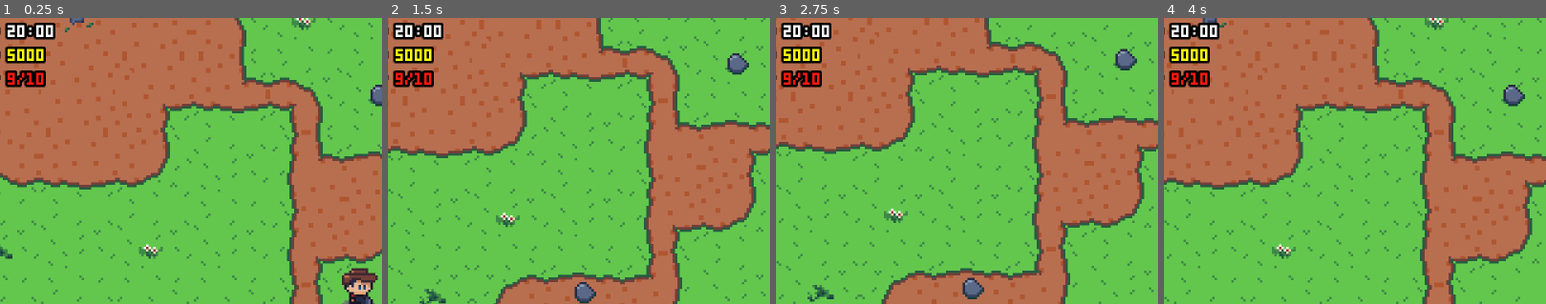
Above: before the commit, frames 1-4 (left to right).
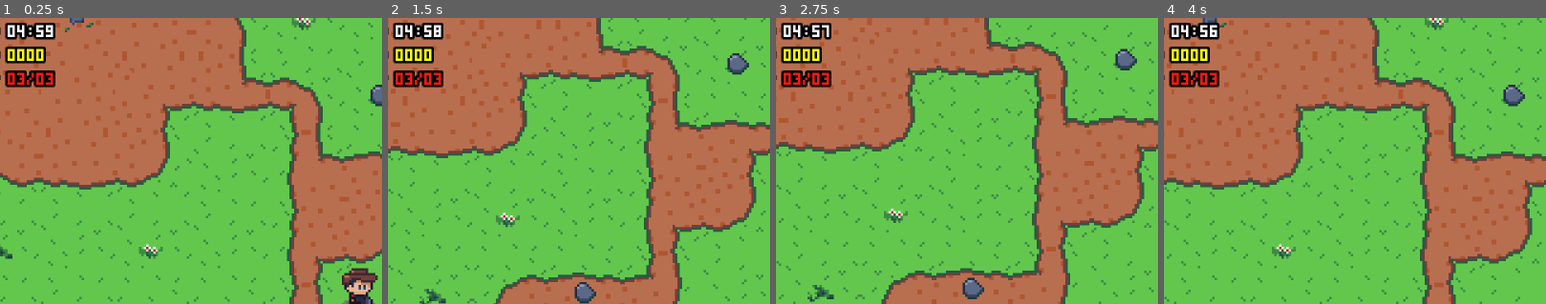
Above: after the commit, the same moments.

Repository: alstonStone/Godot_401
Game: Godot game, scene res://scenes/world/world.tscn
Same seed, same stepped clock (60 frames per second), same inputs: the game is played once before the commit and once after it.
Inputs (mouse positions are % of the whole screen's width and height, from its top left):
- Up to frame 1 (0.25 s): no input
- Up to frame 2 (1.5 s): tap Enter at 0.5 s; move the mouse to (72, 45) at 0.52 s; hold D (move_right) 0.53-1.28 s; move the mouse to (30, 55) at 1.27 s; hold S (move_down) from 1.28 s (still down)
- Up to frame 3 (2.75 s): move the mouse to (60, 28) at 2.02 s; release S (move_down) at 2.03 s; hold D (move_right) from 2.03 s (still down)
- Up to frame 4 (4 s): move the mouse to (45, 70) at 2.77 s; release D (move_right) at 2.78 s; hold W (move_up) 2.78-3.53 s; move the mouse to (80, 65) at 3.52 s; hold A (move_left) from 3.53 s (still down)
The pictures show only the part of the screen within x 3-53%, y 0-50%; the shares and areas given below are measured in that part.

The runs differ from the first frame. In frame 1, 0.5% of the frame differs, in the area x 2-15%, y 2-25%; in frame 2, 0.4%; in frame 3, 0.5%; in frame 4, 0.5%.

Commit message:
EP 6/8 - Complete

Diff:
--- a/swarmed/scenes/player/player.gd
+++ b/swarmed/scenes/player/player.gd
@@ -2,6 +2,7 @@
 extends CharacterBody2D
 
 signal shot_fired(global_position: Vector2, global_rotation: float, damage: int)
+signal dead
 
 enum State {Moving, Hurting, Dying}
 var state := State.Moving
@@ -85,7 +86,7 @@
 		current_health -= 1
 		if current_health <= 0:
 			state = State.Dying
-			print("im dead")
+			dead.emit()
 		else:
 			state = State.Hurting
 			animation_player.play("hurt")
--- /dev/null
+++ b/swarmed/scenes/ui/game_button.tscn
@@ -0,0 +1,26 @@
+[gd_scene format=3 uid="uid://u5oxjbpqo8mq"]
+
+[ext_resource type="FontFile" uid="uid://di8cfisxjfcj7" path="res://assets/fonts/my 3x5 tiny mono pixel font.ttf" id="1_qkmkd"]
+[ext_resource type="Texture2D" uid="uid://13ad6ybr7h4d" path="res://assets/textures/ui/button-normal.png" id="2_ntbnw"]
+[ext_resource type="Texture2D" uid="uid://dkohhjthdufqe" path="res://assets/textures/ui/button-pressed.png" id="3_vxbux"]
+[ext_resource type="Texture2D" uid="uid://bprr7tgh8a481" path="res://assets/textures/ui/button-active.png" id="4_qhxag"]
+
+[sub_resource type="StyleBoxTexture" id="StyleBoxTexture_ahnmp"]
+texture = ExtResource("2_ntbnw")
+
+[sub_resource type="StyleBoxTexture" id="StyleBoxTexture_8xq4m"]
+content_margin_top = 5.0
+texture = ExtResource("3_vxbux")
+
+[sub_resource type="StyleBoxTexture" id="StyleBoxTexture_ntbnw"]
+texture = ExtResource("4_qhxag")
+
+[node name="GameButton" type="Button" unique_id=1501638695]
+offset_right = 58.0
+offset_bottom = 20.0
+theme_override_fonts/font = ExtResource("1_qkmkd")
+theme_override_font_sizes/font_size = 6
+theme_override_styles/normal = SubResource("StyleBoxTexture_ahnmp")
+theme_override_styles/pressed = SubResource("StyleBoxTexture_8xq4m")
+theme_override_styles/hover = SubResource("StyleBoxTexture_ntbnw")
+text = "RESTART"
--- a/swarmed/scenes/ui/ui.gd
+++ b/swarmed/scenes/ui/ui.gd
@@ -1,17 +1,63 @@
 class_name UI
 extends CanvasLayer
 
+signal restart_game
+
 @export var player: Player = null
-@export var game_duration_min: int = 20
+@export var game_duration_min: int = 5
 
 @onready var time_left_label: Label = $TimeLeftLabel
 @onready var coin_label: Label = $CoinLabel
 @onready var health_labels: Label = $HealthLabels
+@onready var animation_player: AnimationPlayer = $AnimationPlayer
+@onready var game_over_panel: TextureRect = $GameOverPanel
+@onready var game_over_time_label: Label = $GameOverPanel/GameOverTimeLabel
+@onready var game_won_score_label: Label = $GameWonPanel/GameWonScoreLabel
 
 var secs_since_start := 0.0
+var player_is_alive: bool =  true
+
+func _ready() -> void:
+	player.dead.connect(_on_player_dead)
+
 
 func _process(delta: float) -> void:
 	secs_since_start += delta
-	if player != null:
+	if player != null and player_is_alive:
+		update_coin_label(player.coins_collected)
+		update_health_label(player.current_health,player.max_health)
+		update_time_left_label()
 
-		pass
+
+func update_coin_label(amount: int) -> void:
+	coin_label.text = "%04d" % amount
+
+func update_health_label(current: int, max: int) -> void:
+	health_labels.text = "%02d/%02d"%[current,max]
+
+func update_time_left_label() -> void:
+	var seconds_left: int= (game_duration_min * 60) - secs_since_start
+	if seconds_left <= 0:
+		player_wins()
+	var mins: int = seconds_left / 60
+	var secs: int = seconds_left - (mins * 60)
+	time_left_label.text = "%02d:%02d" %[mins,secs]
+
+
+func _on_player_dead() -> void:
+	player_is_alive = false
+	animation_player.play("gameover")
+	game_over_time_label.text = "TIME LEFT:  "+time_left_label.text
+	get_tree().paused = true
+
+func player_wins() -> void:
+	player_is_alive = false
+	game_won_score_label.text = "SCORE:  "+str(player.coins_collected)
+	animation_player.play("youwin")
+
+	get_tree().paused = true
+
+func _on_restart_button_pressed() -> void:
+	get_tree().paused = false
+	game_over_panel.visible = false
+	restart_game.emit()
--- a/swarmed/scenes/ui/ui.tscn
+++ b/swarmed/scenes/ui/ui.tscn
@@ -5,8 +5,127 @@
 [ext_resource type="FontFile" uid="uid://di8cfisxjfcj7" path="res://assets/fonts/my 3x5 tiny mono pixel font.ttf" id="2_f5cxw"]
 [ext_resource type="Texture2D" uid="uid://bk5jg2h75lt45" path="res://assets/textures/ui/ui_coin.png" id="3_aac20"]
 [ext_resource type="Texture2D" uid="uid://beni5rpkov8c5" path="res://assets/textures/ui/ui_heart.png" id="4_g5kmx"]
+[ext_resource type="Texture2D" uid="uid://cx85fxnf26sok" path="res://assets/textures/ui/restart-panel.png" id="6_pfayw"]
+[ext_resource type="Texture2D" uid="uid://dqrk7hagymlrq" path="res://assets/textures/backgrounds/game-over.png" id="7_7vp6q"]
+[ext_resource type="PackedScene" uid="uid://u5oxjbpqo8mq" path="res://scenes/ui/game_button.tscn" id="8_jcn1r"]
+[ext_resource type="Texture2D" uid="uid://c2rrjef0jh6fg" path="res://assets/textures/backgrounds/game-won.png" id="9_uegxj"]
+
+[sub_resource type="Animation" id="Animation_uegxj"]
+length = 0.001
+tracks/0/type = "value"
+tracks/0/imported = false
+tracks/0/enabled = true
+tracks/0/path = NodePath("GameOverPanel:position")
+tracks/0/interp = 1
+tracks/0/loop_wrap = true
+tracks/0/keys = {
+"times": PackedFloat32Array(0),
+"transitions": PackedFloat32Array(1),
+"update": 0,
+"values": [Vector2(72, 250)]
+}
+tracks/1/type = "value"
+tracks/1/imported = false
+tracks/1/enabled = true
+tracks/1/path = NodePath("GameOverPanel:visible")
+tracks/1/interp = 1
+tracks/1/loop_wrap = true
+tracks/1/keys = {
+"times": PackedFloat32Array(0),
+"transitions": PackedFloat32Array(1),
+"update": 1,
+"values": [false]
+}
+tracks/2/type = "value"
+tracks/2/imported = false
+tracks/2/enabled = true
+tracks/2/path = NodePath("GameWonPanel:position")
+tracks/2/interp = 1
+tracks/2/loop_wrap = true
+tracks/2/keys = {
+"times": PackedFloat32Array(0),
+"transitions": PackedFloat32Array(1),
+"update": 0,
+"values": [Vector2(72, 250)]
+}
+tracks/3/type = "value"
+tracks/3/imported = false
+tracks/3/enabled = true
+tracks/3/path = NodePath("GameWonPanel:visible")
+tracks/3/interp = 1
+tracks/3/loop_wrap = true
+tracks/3/keys = {
+"times": PackedFloat32Array(0),
+"transitions": PackedFloat32Array(1),
+"update": 1,
+"values": [false]
+}
+
+[sub_resource type="Animation" id="Animation_jcn1r"]
+resource_name = "gameover"
+step = 0.5
+tracks/0/type = "value"
+tracks/0/imported = false
+tracks/0/enabled = true
+tracks/0/path = NodePath("GameOverPanel:position")
+tracks/0/interp = 2
+tracks/0/loop_wrap = true
+tracks/0/keys = {
+"times": PackedFloat32Array(0, 1),
+"transitions": PackedFloat32Array(1, 1),
+"update": 0,
+"values": [Vector2(72, 250), Vector2(72, 54.5)]
+}
+tracks/1/type = "value"
+tracks/1/imported = false
+tracks/1/enabled = true
+tracks/1/path = NodePath("GameOverPanel:visible")
+tracks/1/interp = 1
+tracks/1/loop_wrap = true
+tracks/1/keys = {
+"times": PackedFloat32Array(0),
+"transitions": PackedFloat32Array(1),
+"update": 1,
+"values": [true]
+}
+
+[sub_resource type="Animation" id="Animation_y220t"]
+resource_name = "youwin"
+step = 0.5
+tracks/0/type = "value"
+tracks/0/imported = false
+tracks/0/enabled = true
+tracks/0/path = NodePath("GameWonPanel:visible")
+tracks/0/interp = 1
+tracks/0/loop_wrap = true
+tracks/0/keys = {
+"times": PackedFloat32Array(0),
+"transitions": PackedFloat32Array(1),
+"update": 1,
+"values": [true]
+}
+tracks/1/type = "value"
+tracks/1/imported = false
+tracks/1/enabled = true
+tracks/1/path = NodePath("GameWonPanel:position")
+tracks/1/interp = 2
+tracks/1/loop_wrap = true
+tracks/1/keys = {
+"times": PackedFloat32Array(0, 1),
+"transitions": PackedFloat32Array(1, 1),
+"update": 0,
+"values": [Vector2(72, 250), Vector2(72, 54.5)]
+}
+
+[sub_resource type="AnimationLibrary" id="AnimationLibrary_uegxj"]
+_data = {
+&"RESET": SubResource("Animation_uegxj"),
+&"gameover": SubResource("Animation_jcn1r"),
+&"youwin": SubResource("Animation_y220t")
+}
 
 [node name="UI" type="CanvasLayer" unique_id=1275024911]
+process_mode = 3
 script = ExtResource("1_0dwhk")
 
 [node name="CLockImage" type="TextureRect" parent="." unique_id=82847701]
@@ -61,3 +180,125 @@
 theme_override_fonts/font = ExtResource("2_f5cxw")
 theme_override_font_sizes/font_size = 6
 text = "9/10"
+
+[node name="GameOverPanel" type="TextureRect" parent="." unique_id=481578848]
+visible = false
+anchors_preset = 8
+anchor_left = 0.5
+anchor_top = 0.5
+anchor_right = 0.5
+anchor_bottom = 0.5
+offset_left = -88.0
+offset_top = 130.0
+offset_right = 88.0
+offset_bottom = 261.00046
+grow_horizontal = 2
+grow_vertical = 2
+texture = ExtResource("6_pfayw")
+
+[node name="GameOverTextureRect" type="TextureRect" parent="GameOverPanel" unique_id=1233440174]
+layout_mode = 0
+offset_left = 7.0
+offset_top = 5.5
+offset_right = 169.0
+offset_bottom = 103.5
+texture = ExtResource("7_7vp6q")
+
+[node name="GameOverLabel" type="Label" parent="GameOverPanel" unique_id=948957722]
+layout_mode = 0
+offset_left = 8.0
+offset_top = 13.5
+offset_right = 168.0
+offset_bottom = 36.5
+theme_override_colors/font_color = Color(1, 0.2, 1, 1)
+theme_override_constants/line_spacing = 8
+theme_override_constants/outline_size = 8
+theme_override_fonts/font = ExtResource("2_f5cxw")
+theme_override_font_sizes/font_size = 12
+text = "GAME OVER"
+horizontal_alignment = 1
+
+[node name="GameOverTimeLabel" type="Label" parent="GameOverPanel" unique_id=898205675]
+layout_mode = 0
+offset_left = 2.0
+offset_top = 42.5
+offset_right = 162.0
+offset_bottom = 65.5
+theme_override_colors/font_color = Color(1, 0.2, 0.28235295, 1)
+theme_override_constants/line_spacing = 8
+theme_override_constants/outline_size = 8
+theme_override_fonts/font = ExtResource("2_f5cxw")
+theme_override_font_sizes/font_size = 12
+text = "TIME LEFT:  02:15"
+horizontal_alignment = 1
+
+[node name="GameOverButton" parent="GameOverPanel" unique_id=1501638695 instance=ExtResource("8_jcn1r")]
+layout_mode = 0
+offset_left = 59.0
+offset_top = 106.5
+offset_right = 117.0
+offset_bottom = 126.5
+
+[node name="GameWonPanel" type="TextureRect" parent="." unique_id=1513708491]
+visible = false
+anchors_preset = 8
+anchor_left = 0.5
+anchor_top = 0.5
+anchor_right = 0.5
+anchor_bottom = 0.5
+offset_left = -88.0
+offset_top = 130.0
+offset_right = 88.0
+offset_bottom = 261.0005
+grow_horizontal = 2
+grow_vertical = 2
+texture = ExtResource("6_pfayw")
+
+[node name="GameWonTextureRect" type="TextureRect" parent="GameWonPanel" unique_id=895226606]
+layout_mode = 0
+offset_left = 7.0
+offset_top = 5.5
+offset_right = 169.0
+offset_bottom = 103.5
+texture = ExtResource("9_uegxj")
+
+[node name="GameWonLabel" type="Label" parent="GameWonPanel" unique_id=1635086293]
+layout_mode = 0
+offset_left = 16.0
+offset_top = 27.5
+offset_right = 176.0
+offset_bottom = 50.5
+theme_override_colors/font_color = Color(0.23529412, 1, 0.2509804, 1)
+theme_override_constants/line_spacing = 8
+theme_override_constants/outline_size = 8
+theme_override_fonts/font = ExtResource("2_f5cxw")
+theme_override_font_sizes/font_size = 22
+text = "YOU WIN "
+horizontal_alignment = 1
+
+[node name="GameWonButton" parent="GameWonPanel" unique_id=1968867481 instance=ExtResource("8_jcn1r")]
+layout_mode = 0
+offset_left = 59.0
+offset_top = 106.5
+offset_right = 117.0
+offset_bottom = 126.5
+
+[node name="GameWonScoreLabel" type="Label" parent="GameWonPanel" unique_id=1734313877]
+layout_mode = 0
+offset_left = 2.0
+offset_top = 66.0
+offset_right = 162.0
+offset_bottom = 89.0
+theme_override_colors/font_color = Color(0.8666667, 1, 0, 1)
+theme_override_constants/line_spacing = 8
+theme_override_constants/outline_size = 8
+theme_override_fonts/font = ExtResource("2_f5cxw")
+theme_override_font_sizes/font_size = 12
+text = "SCORE:  0"
+horizontal_alignment = 1
+
+[node name="AnimationPlayer" type="AnimationPlayer" parent="." unique_id=628669331]
+libraries/ = SubResource("AnimationLibrary_uegxj")
+
+[connection signal="pressed" from="GameOverPanel/GameOverButton" to="." method="_on_restart_button_pressed"]
+[connection signal="pressed" from="GameWonPanel/GameWonButton" to="." method="_on_restart_button_pressed"]
--- a/swarmed/scenes/world/world.gd
+++ b/swarmed/scenes/world/world.gd
@@ -56,3 +56,7 @@
 	new_coin.global_position = global_position
 	#add_child.call_deferred(new_coin)      Another way of doing call deffered
 	call_deferred("add_child", new_coin)
+
+
+func _on_ui_restart_game() -> void:
+	get_tree().reload_current_scene()
--- a/swarmed/scenes/world/world.tscn
+++ b/swarmed/scenes/world/world.tscn
@@ -64,7 +64,9 @@
 wait_time = 3.0
 autostart = true
 
-[node name="UI" parent="." unique_id=1275024911 instance=ExtResource("4_6m72w")]
+[node name="UI" parent="." unique_id=1275024911 node_paths=PackedStringArray("player") instance=ExtResource("4_6m72w")]
+player = NodePath("../Player")
 
 [connection signal="shot_fired" from="Player" to="." method="_on_player_shot_fired"]
 [connection signal="timeout" from="SpawnTimer" to="." method="spawn_enemies"]
+[connection signal="restart_game" from="UI" to="." method="_on_ui_restart_game"]
